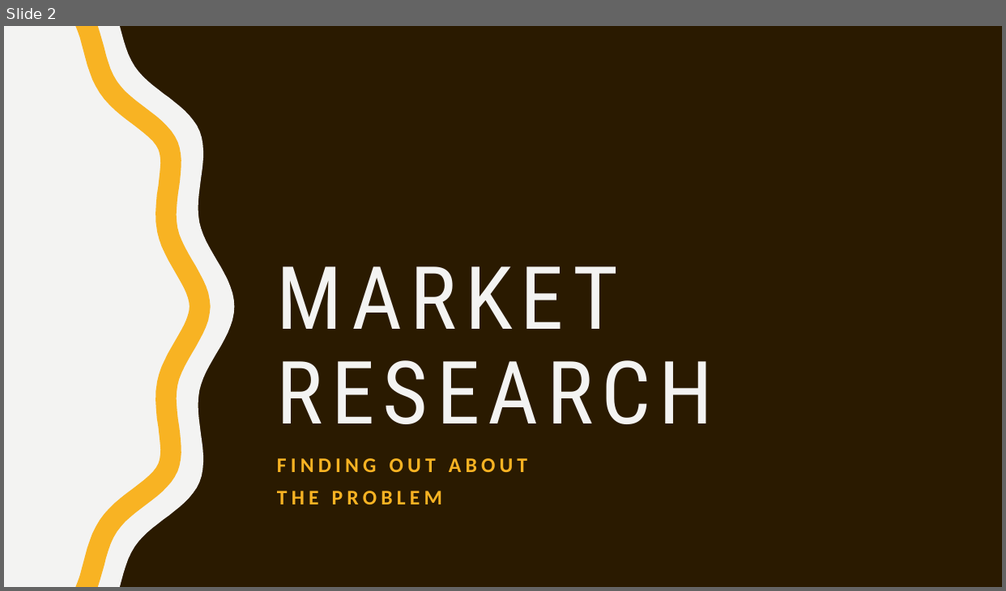
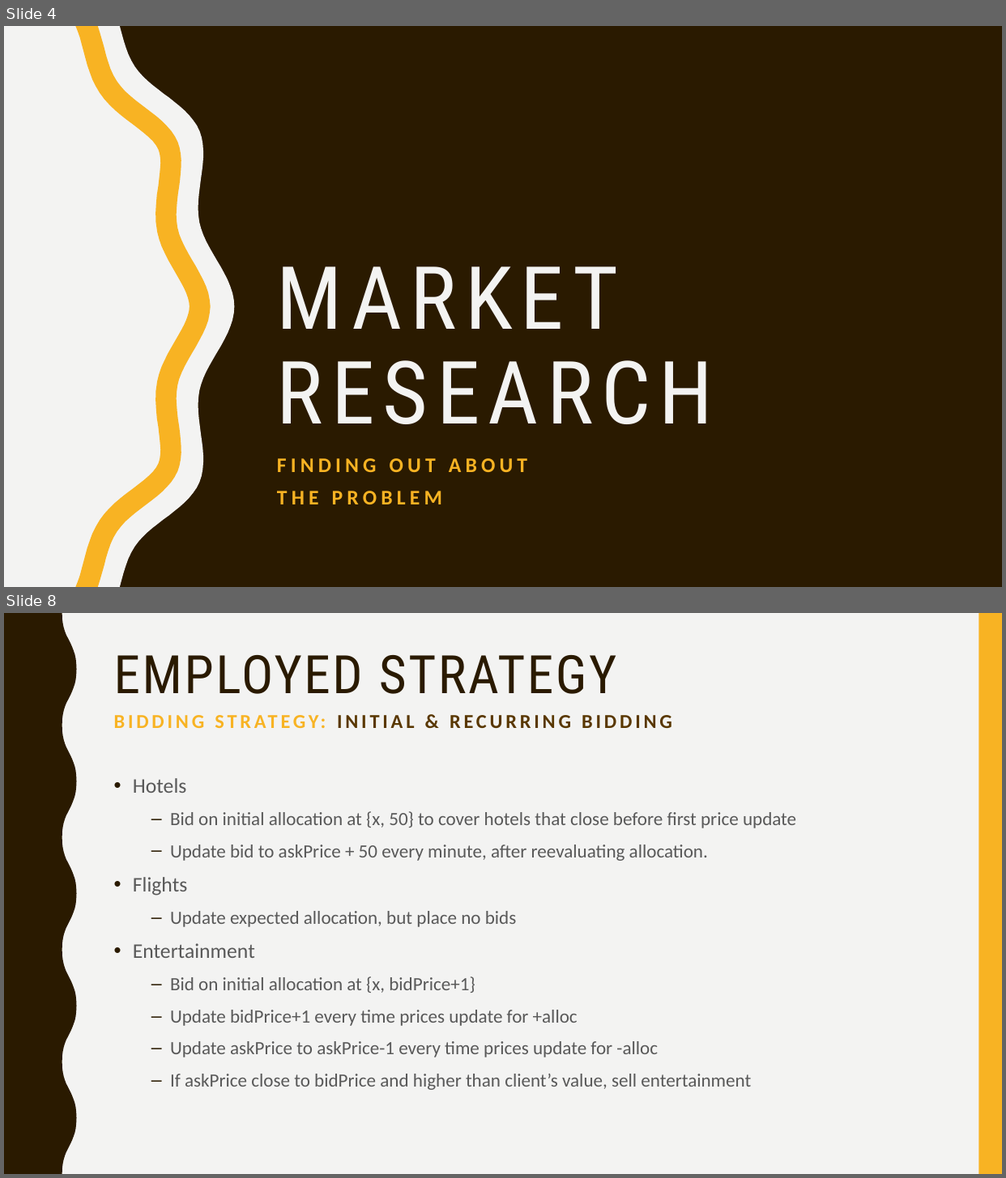
Before and after one commit to Jamiewarb/IntAgents, a slide deck: VivaSlides.pptx. Shown one above the other, each under a label of ours: slide 2 before the commit, slides 4 and 8 after it; the slides between them are not shown. The pictures are 1006x591 and 1006x1178 pixels, drawn with LibreOffice and Linux fonts; fonts in the diff are those of the drawing. Boxes give left, top, right and bottom in pixels: in the first picture for what was removed or moved away, otherwise in the second. Text is boxed around its words. In the diff, an @@ line names an element or a change of style, - is before the commit and + after.

```diff
--- a/VivaSlides.pptx
+++ b/VivaSlides.pptx
@@ slide 8 added at [4,613,1002,1174], background #F3F3F2 @@
@@ freeform shape added at [4,613,77,1174], fill #2A1A00 @@
@@ rectangle added at [978,613,1002,1174], fill #F8B323 @@
@@ title added at [114,655,617,694], 51 pt, text #2A1A00 @@
+EMPLOYED STRATEGY
@@ text added at [107,705,808,736], 19 pt, text #593700, bold @@
+BIDDING STRATEGY: INITIAL & RECURRING BIDDING
@@ text added at [133,778,796,1090], 18 pt, text #595959 @@
+• Hotels
+  – Bid on initial allocation at {x, 50} to cover hotels that close before first price update
+  – Update bid to askPrice + 50 every minute, after reevaluating allocation.
+• Flights
+  – Update expected allocation, but place no bids
+• Entertainment
+  – Bid on initial allocation at {x, bidPrice+1}
+  – Update bidPrice+1 every time prices update for +alloc
+  – Update askPrice to askPrice-1 every time prices update for -alloc
+  – If askPrice close to bidPrice and higher than client’s value, sell entertainment
@@ what was slide 2 is now slide 4 @@
```
Also in this commit, not shown: 4 slides changed, 4 other slides added.
